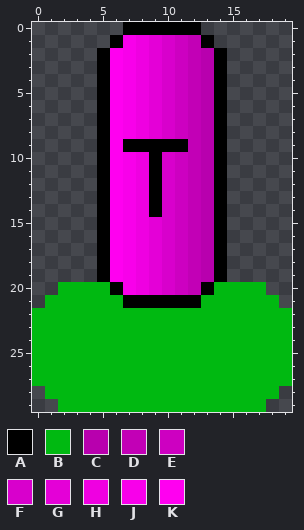
A pixel-art sprite gets an edit: images/Thymine.png. This is how it looked before the edit.
The file is 20x30 pixels. Colours within 5 levels of each other are drawn and written as one.
Palette (. is transparent): A #000000  B #00b911  C #b800ae  D #c200b6  E #cd00c1  F #d800cc  G #e400d7  H #ef00e1  J #f800ea  K #ff00f0
Pixels before, first column x 0:
 0 .......AAAAAA.......
 1 ......AJHGFEDA......
 2 .....AKJHGFEDCA.....
 3 .....AKJHGFEDCA.....
 4 .....AKJHGFEDCA.....
 5 .....AKJHGFEDCA.....
 6 .....AKJHGFEDCA.....
 7 .....AKJHGFEDCA.....
 8 .....AKJHGFEDCA.....
 9 .....AKAAAAADCA.....
10 .....AKJHAFEDCA.....
11 .....AKJHAFEDCA.....
12 .....AKJHAFEDCA.....
13 .....AKJHAFEDCA.....
14 .....AKJHAFEDCA.....
15 .....AKJHGFEDCA.....
16 .....AKJHGFEDCA.....
17 .....AKJHGFEDCA.....
18 .....AKJHGFEDCA.....
19 .....AKJHGFEDCA.....
20 ..BBBBAJHGFEDABBBB..
21 .BBBBBBAAAAAABBBBBB.
22 BBBBBBBBBBBBBBBBBBBB
23 BBBBBBBBBBBBBBBBBBBB
24 BBBBBBBBBBBBBBBBBBBB
25 BBBBBBBBBBBBBBBBBBBB
26 BBBBBBBBBBBBBBBBBBBB
27 BBBBBBBBBBBBBBBBBBBB
28 .BBBBBBBBBBBBBBBBBB.
29 ..BBBBBBBBBBBBBBBB..
The result:
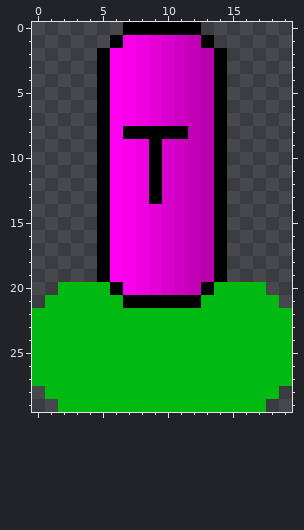
The exact change:
y 8: x 7..11 JHGFE -> AAAAA
y 9: x 7..8 AA -> JH; x 10..11 AA -> FE
y 14: x 9 A -> G
